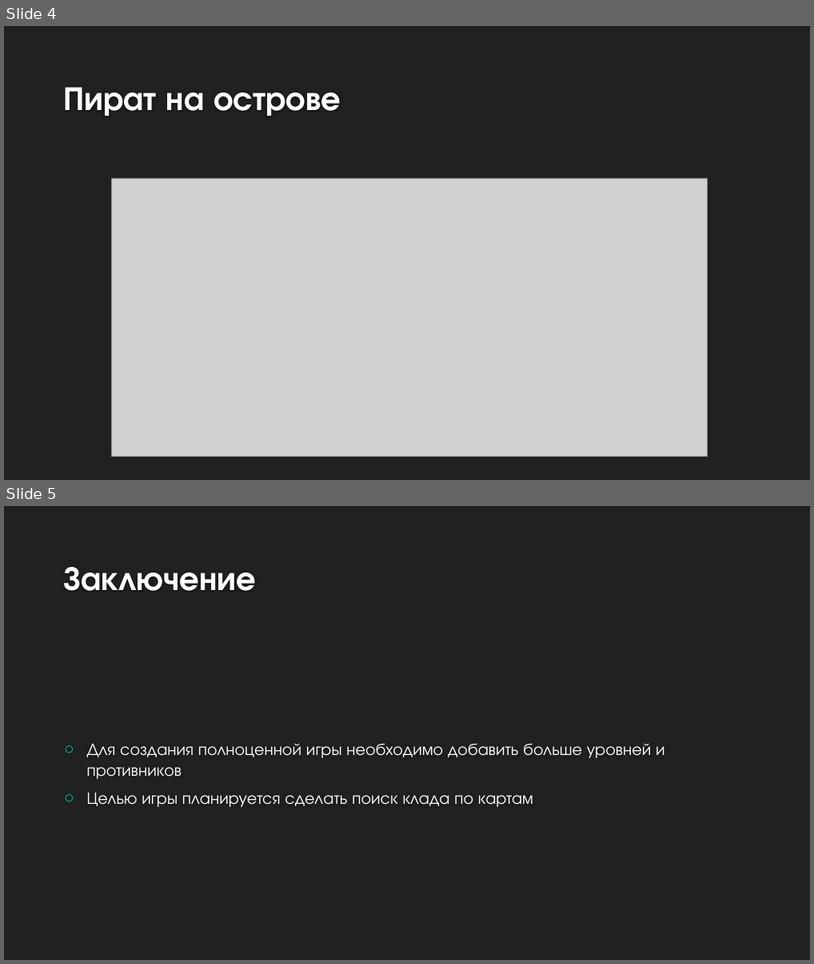
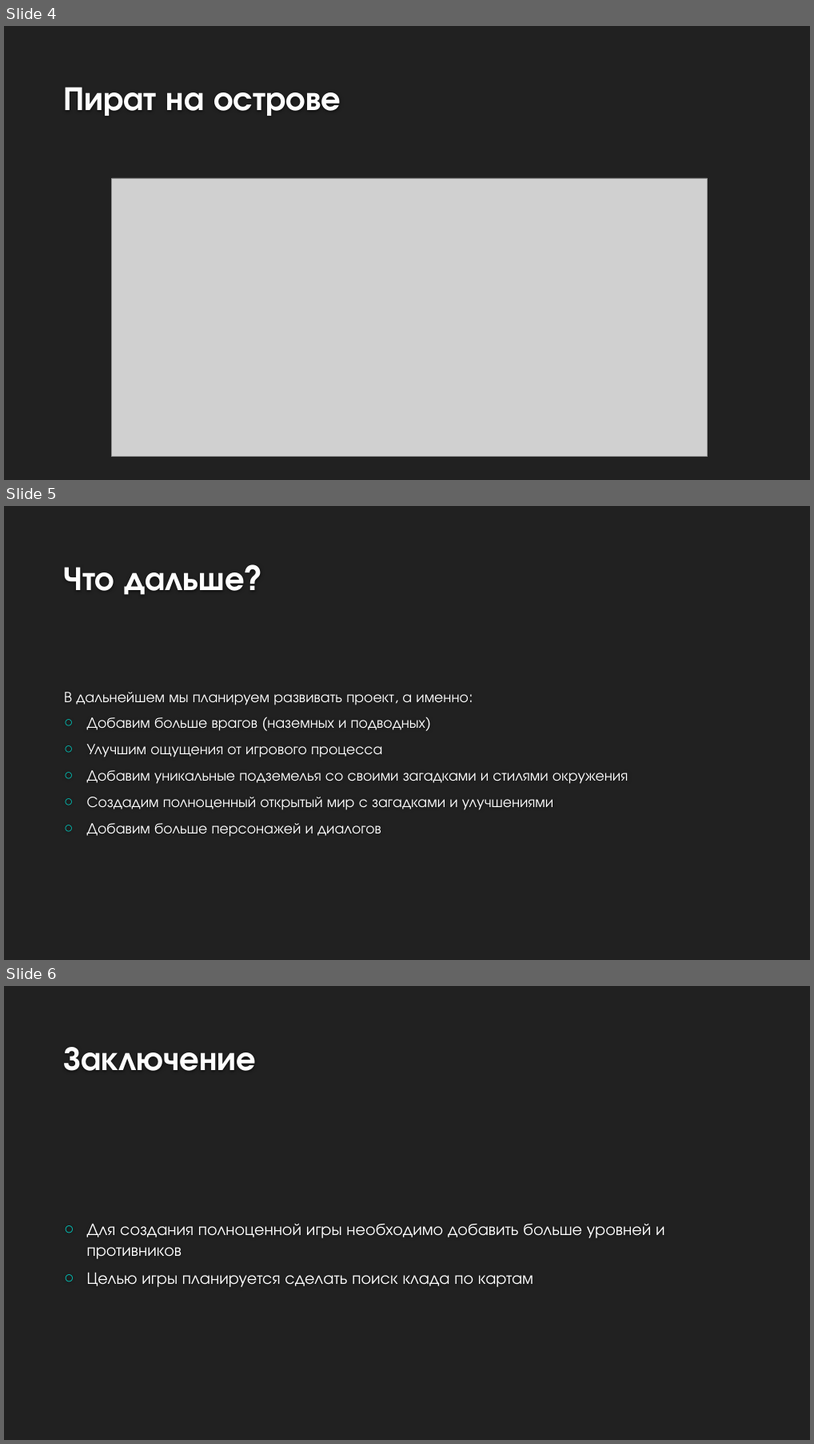
Before and after one commit to MixelTe/The-Legend-of-Pirate, a slide deck: docs/The Legend of Pirate.pptx. Shown one above the other, each under a label of ours: slides 4 and 5 before the commit, slides 4, 5 and 6 after it. The pictures are 814x964 and 814x1444 pixels, drawn with LibreOffice and Linux fonts; fonts in the diff are those of the drawing; grey boxes stand for pictures; background and template pictures are left out. Boxes give left, top, right and bottom in pixels: in the first picture for what was removed or moved away, otherwise in the second. Text is boxed around its words. In the diff, an @@ line names an element or a change of style, - is before the commit and + after.

```diff
--- a/docs/The Legend of Pirate.pptx
+++ b/docs/The Legend of Pirate.pptx
@@ slide 5 added at (4, 506, 810, 960), background #212121 @@
@@ title added at (64, 564, 263, 595), 40 pt, text #FEFEFE, bold @@
+Что дальше?
@@ text added at (64, 692, 628, 836), 18 pt, text #FFFFFF @@
+В дальнейшем мы планируем развивать проект, а именно:
+○ Добавим больше врагов (наземных и подводных)
+○ Улучшим ощущения от игрового процесса
+○ Добавим уникальные подземелья со своими загадками и стилями окружения
+○ Создадим полноценный открытый мир с загадками и улучшениями
+○ Добавим больше персонажей и диалогов
@@ what was slide 5 is now slide 6 @@
```
